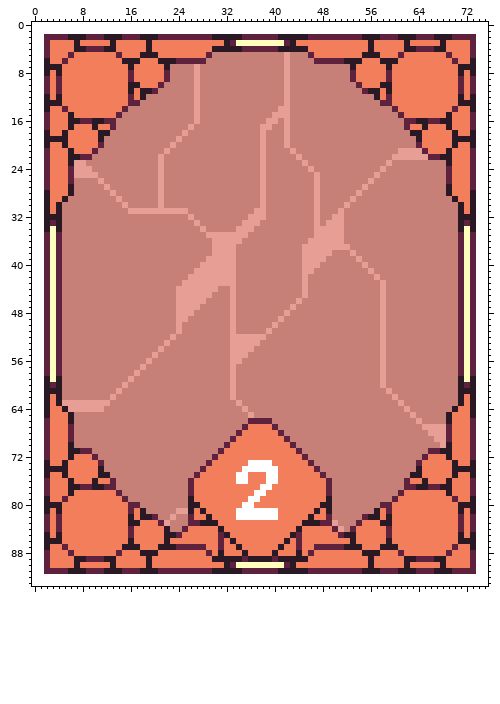
Two states of a sprite sheet, data/images/cards/regtis.png. The picture above was drawn from the file before the commit.
The file is 72x90 pixels. Colours within 5 levels of each other are drawn and written as one. The old version is drawn lined up with the new one, on the new canvas.
New version:
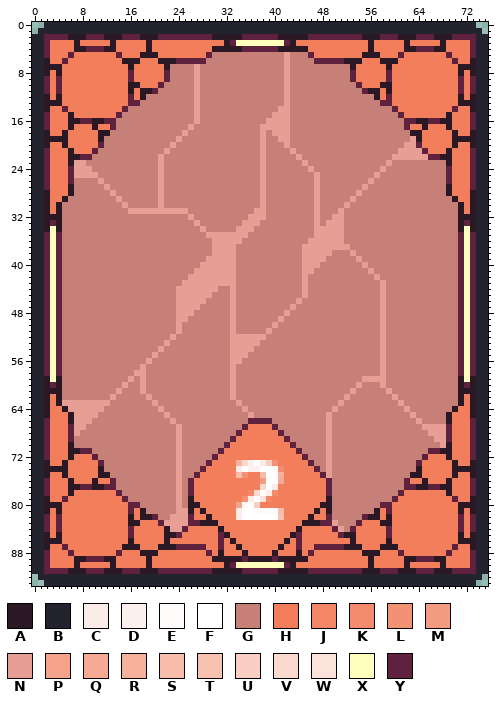
Palette (. is transparent): A #2a1925  B #22232f  C #fcece7  D #fcf1ee  E #fdfaf9  F #ffffff  G #c68077  H #f37e5b  J #f28665  K #f38b6c  L #f39174  M #f49c81  N #e79e95  P #f5a38a  Q #f6aa93  R #f7b19c  S #f7bcaa  T #f8c2b1  U #facfc3  V #fad9cf  W #fbe2da  X #fffebc  Y #5f223e
The edit:
canvas 72x90 -> 76x94, the old top-left corner now at 2,2
Changed rows in their new state; - is an unchanged pixel.
first column x 0:
 0 --BBBBBBBBBBBBBBBBBBBBBBBBBBBBBBBBBBBBBBBBBBBBBBBBBBBBBBBBBBBBBBBBBBBBBBBB--
 1 -BBBBBBBBBBBBBBBBBBBBBBBBBBBBBBBBBBBBBBBBBBBBBBBBBBBBBBBBBBBBBBBBBBBBBBBBBB-
 2 BB------------------------------------------------------------------------BB
 3 BB------------------------------------------------------------------------BB
 4 BB------------------------------------------------------------------------BB
 5 BB------------------------------------------------------------------------BB
 6 BB------------------------------------------------------------------------BB
 7 BB------------------------------------------------------------------------BB
 8 BB------------------------------------------------------------------------BB
 9 BB------------------------------------------------------------------------BB
10 BB------------------------------------------------------------------------BB
11 BB------------------------------------------------------------------------BB
12 BB------------------------------------------------------------------------BB
13 BB------------------------------------------------------------------------BB
14 BB------------------------------------------------------------------------BB
15 BB------------------------------------------------------------------------BB
16 BB---------------------------------------N--------------------------------BB
17 BB--------------------------------------NN--------------------------------BB
18 BB--------------------------------------NN--------------------------------BB
19 BB---------------------------------------N---------------------N----------BB
20 BB------------------------------------------------------------NN----------BB
21 BB------------------------------------------------------------------------BB
22 BB------------------------------------------------------------------------BB
23 BB------------------------------------------------------------------------BB
24 BB------------------------------------------------------------------------BB
25 BB------------------------------------------------------------------------BB
26 BB------------------------------------------------------------------------BB
27 BB------------------------------------------------------------------------BB
28 BB------------------------------------------------------------------------BB
29 BB------------------------------------------------------------------------BB
30 BB------------------------------------------------------------------------BB
31 BB------------------------------------------------------------------------BB
32 BB------------------------------------------------------------------------BB
33 BB------------------------------------------------------------------------BB
34 BB------------------------------------------------------------------------BB
35 BB------------------------------------------------------------------------BB
36 BB------------------------------------------------------------------------BB
37 BB------------------------------------------------------------------------BB
38 BB------------------------------------------------------------------------BB
39 BB------------------------------------------------------------------------BB
40 BB------------------------------------------------------------------------BB
41 BB------------------------------------------------------------------------BB
42 BB------------------------------------------------------------------------BB
43 BB------------------------------------------------------------------------BB
44 BB------------------------------------------------------------------------BB
45 BB------------------------------------------------------------------------BB
46 BB------------------------------------------------------------------------BB
47 BB------------------------------------------------------------------------BB
48 BB------------------------------------------------------------------------BB
49 BB------------------------------------------------------------------------BB
50 BB------------------------------------------------------------------------BB
51 BB------------------------------------------------------------------------BB
52 BB------------------------------------------------------------------------BB
53 BB------------------------------------------------------------------------BB
54 BB------------------------------------------------------------------------BB
55 BB------------------------------------------------------------------------BB
56 BB------------------------------------------------------------------------BB
57 BB------------------------------------------------------------------------BB
58 BB----------------N-------------------------------------------------------BB
59 BB----------------N------------------------------------NNN----------------BB
60 BB----------------N-----------------------------------N-------------------BB
61 BB----------------N----------------------------------N--------------------BB
62 BB-----------------N--------------------------------N---------------------BB
63 BB------------------N------------------------------N----------------------BB
64 BB-------------------N----------------------------N-----------------------BB
65 BB-----NNNN-----------N--------------------------N------------------------BB
66 BB-----NNN-------------N-------------------------N------------------------BB
67 BB-----NN---------------N------------------------N------------------------BB
68 BB-----N----------------N------------------------N------------------------BB
69 BB----------------------N------------------------N------------------------BB
70 BB----------------------N------------------------N------------------------BB
71 BB----------------------N------------------------N------------------------BB
72 BB----------------------N------------------------N------------------------BB
73 BB----------------------N---------RVD-CUL--------N------------------------BB
74 BB----------------------N---------C-DD--EK-------N------------------------BB
75 BB----------------------N---------SL--S--R-------N------------------------BB
76 BB----------------------N---------HH--M--Q--------------------------------BB
77 BB----------------------N-------------V-C---------------------------------BB
78 BB----------------------N-----------JV-CK---------------------------------BB
79 BB----------------------N----------LC-WJ----------------------------------BB
80 BB----------------------N---------PE-U------------------------------------BB
81 BB--------------------------------C--EEEES--------------------------------BB
82 BB----------------------NN--------C------T--------------------------------BB
83 BB---------------------NNN------------------------------------------------BB
84 BB---------------------NN-------------------------------------------------BB
85 BB------------------------------------------------------------------------BB
86 BB------------------------------------------------------------------------BB
87 BB------------------------------------------------------------------------BB
88 BB------------------------------------------------------------------------BB
89 BB------------------------------------------------------------------------BB
90 BB------------------------------------------------------------------------BB
91 BB------------------------------------------------------------------------BB
92 -BBBBBBBBBBBBBBBBBBBBBBBBBBBBBBBBBBBBBBBBBBBBBBBBBBBBBBBBBBBBBBBBBBBBBBBBBB-
93 --BBBBBBBBBBBBBBBBBBBBBBBBBBBBBBBBBBBBBBBBBBBBBBBBBBBBBBBBBBBBBBBBBBBBBBBB--
